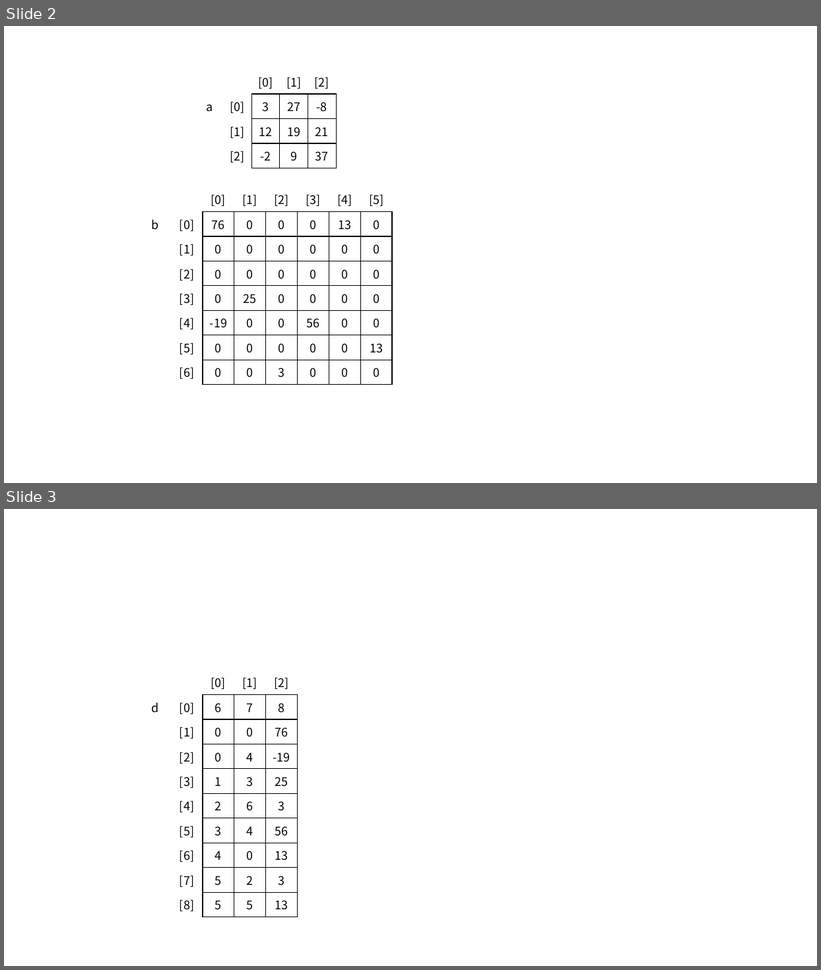
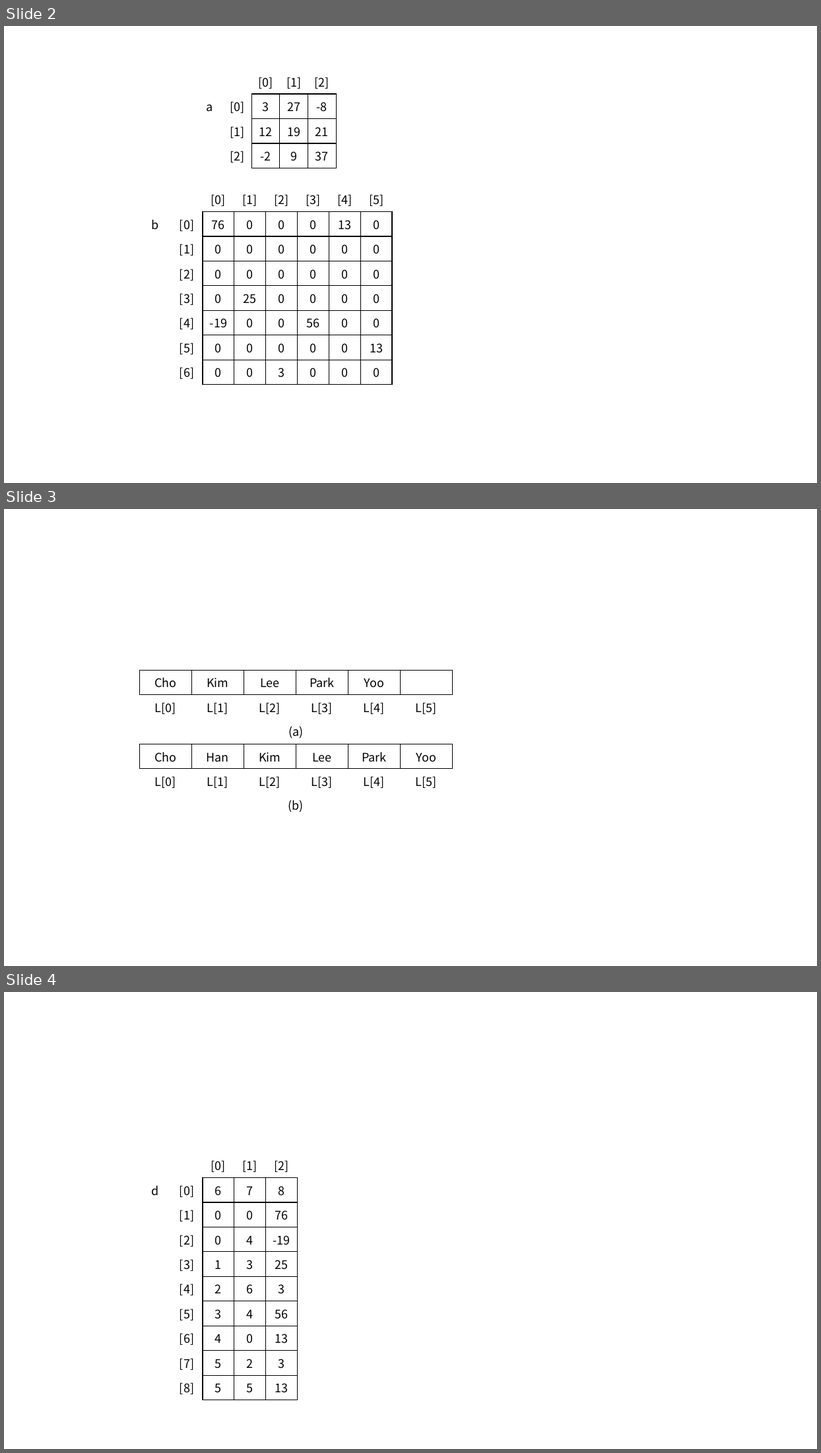
Before and after one commit to Rap0d/rap0d.github.io, a slide deck: assets/form/matrix.pptx. Shown one above the other, each under a label of ours: slides 2 and 3 before the commit, slides 2, 3 and 4 after it. The pictures are 821x970 and 821x1453 pixels, drawn with LibreOffice and Linux fonts; fonts in the diff are those of the drawing. Boxes give left, top, right and bottom in pixels: in the first picture for what was removed or moved away, otherwise in the second. Text is boxed around its words. In the diff, an @@ line names an element or a change of style, - is before the commit and + after.

```diff
--- a/assets/form/matrix.pptx
+++ b/assets/form/matrix.pptx
@@ slide 3 added at [4,509,817,966], background #FFFFFF @@
@@ table added at [139,670,454,819], 6 rows, 6 columns @@
+Cho | Kim | Lee | Park | Yoo | 
+L[0] | L[1] | L[2] | L[3] | L[4] | L[5]
+(a) |  |  |  |  | 
+Cho | Han | Kim | Lee | Park | Yoo
+L[0] | L[1] | L[2] | L[3] | L[4] | L[5]
+(b) |  |  |  |  | 
@@ what was slide 3 is now slide 4 @@
```
Also in this commit, not shown: 23 other files.
